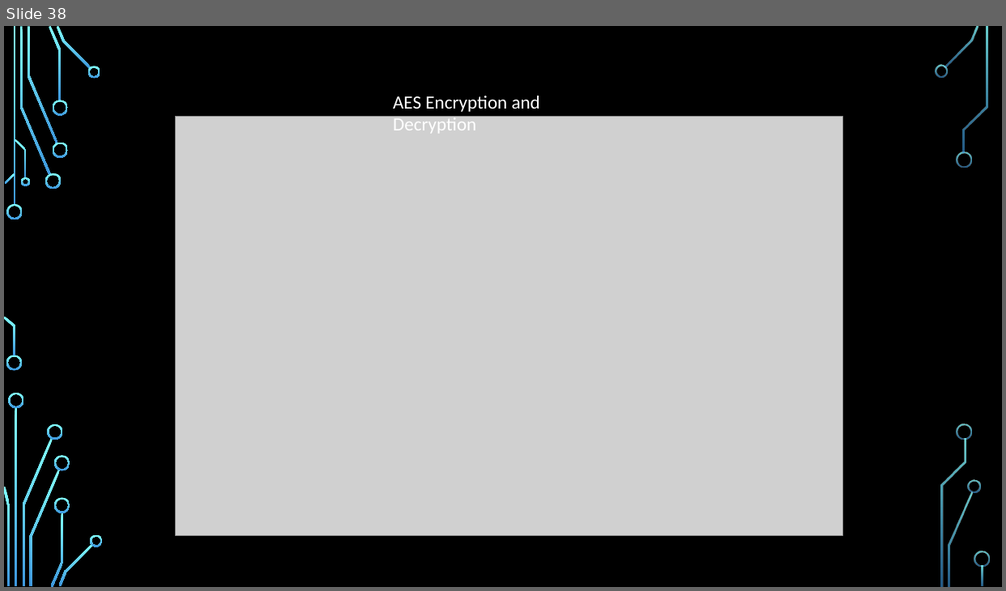
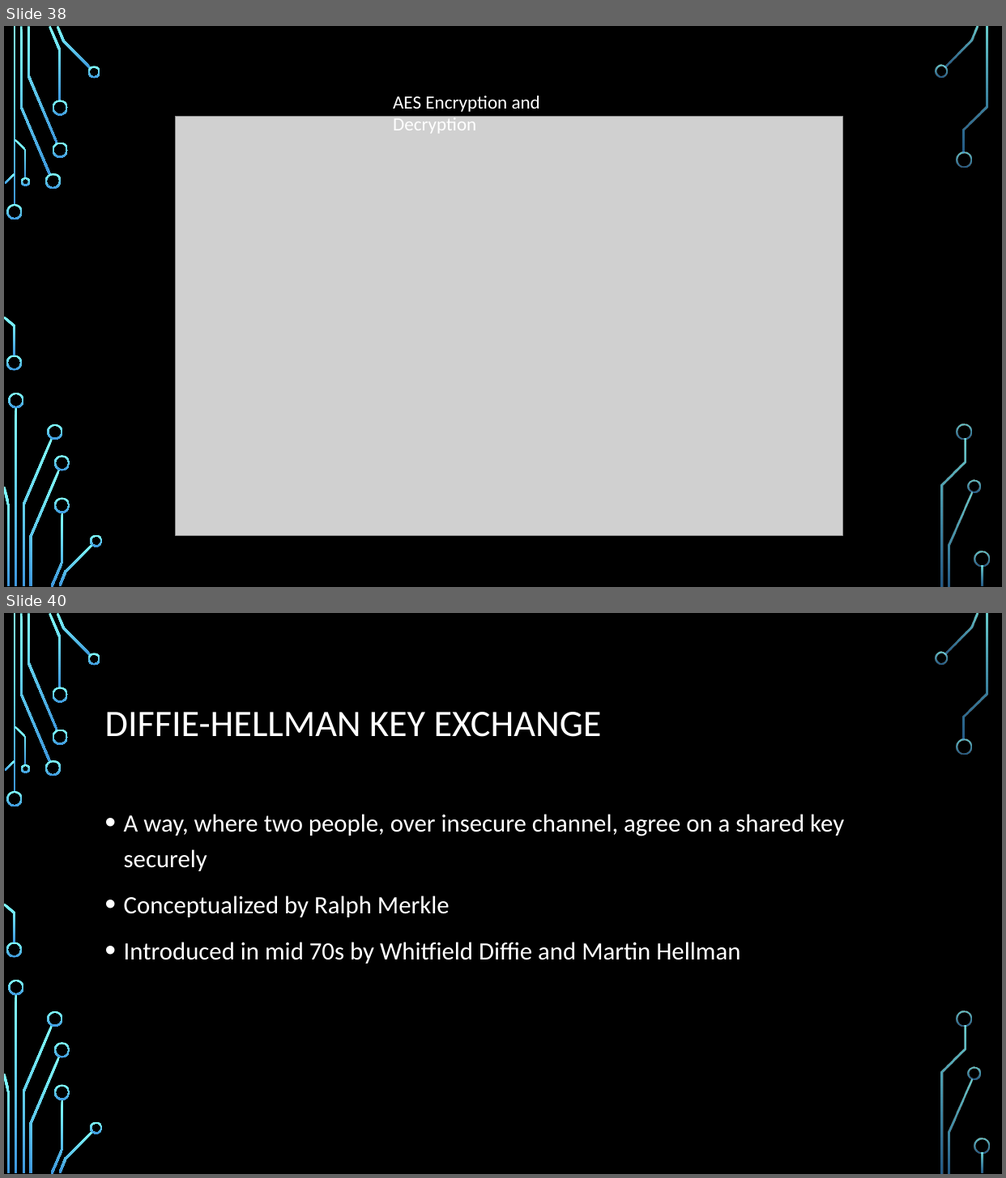
Before and after one commit to stevemann2705/meetup, a slide deck: Crypto.pptx. Shown one above the other, each under a label of ours: slide 38 before the commit, slides 38 and 40 after it; the slides between them are not shown. The pictures are 1006x591 and 1006x1178 pixels, drawn with LibreOffice and Linux fonts; fonts in the diff are those of the drawing; grey boxes stand for pictures; background and template pictures are left out. Boxes give left, top, right and bottom in pixels: in the first picture for what was removed or moved away, otherwise in the second. Text is boxed around its words. In the diff, an @@ line names an element or a change of style, - is before the commit and + after.

Commit message:
ADDED: Key Exchange, Authentication, Hashing
Added slides explaining key exchange, authentication, hashing

```diff
--- a/Crypto.pptx
+++ b/Crypto.pptx
@@ slide 40 added at bbox=[4, 613, 1002, 1174], background picture (left out); not listed: 36 template elements that a slide beside it also shows @@
@@ title added at bbox=[105, 712, 602, 737], 36 pt, text #FFFFFF @@
+DIFFIE-HELLMAN KEY EXCHANGE
@@ text added at bbox=[124, 814, 844, 964], 24 pt, text #FFFFFF @@
+• A way, where two people, over insecure channel, agree on a shared key securely
+• Conceptualized by Ralph Merkle
+• Introduced in mid 70s by Whitfield Diffie and Martin Hellman
```
Also in this commit, not shown: 2 slides changed, 15 other slides added.
